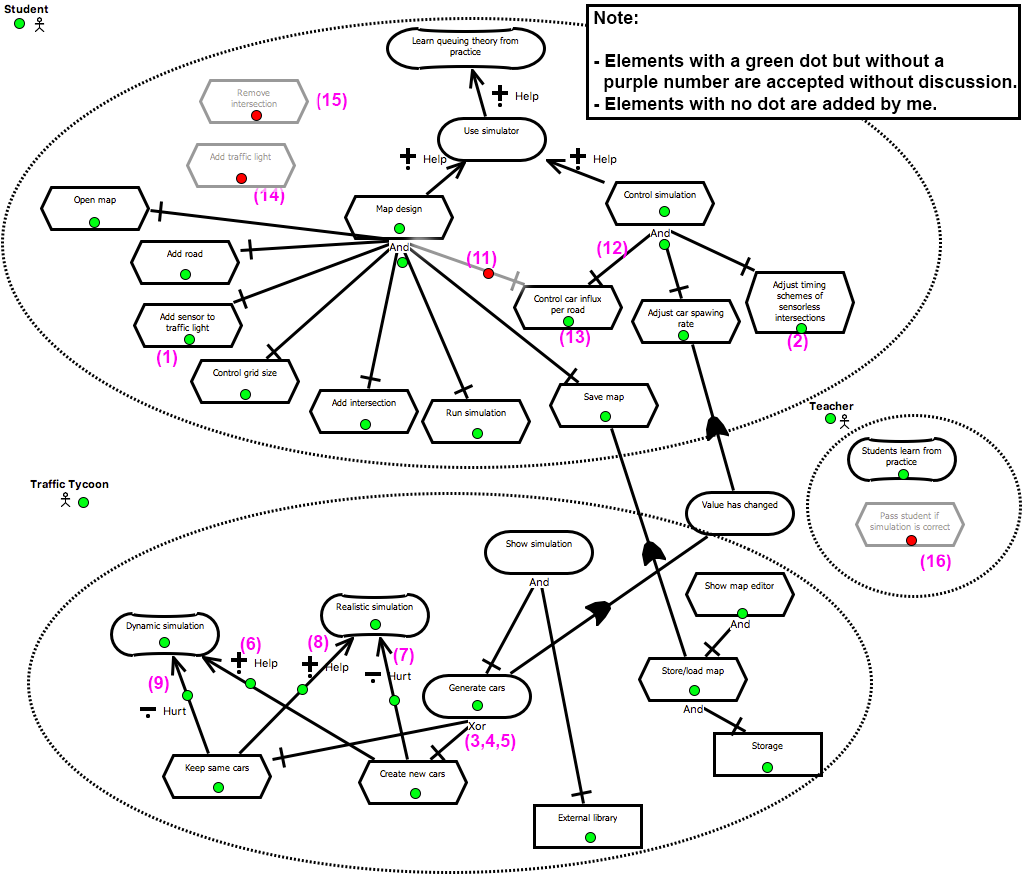
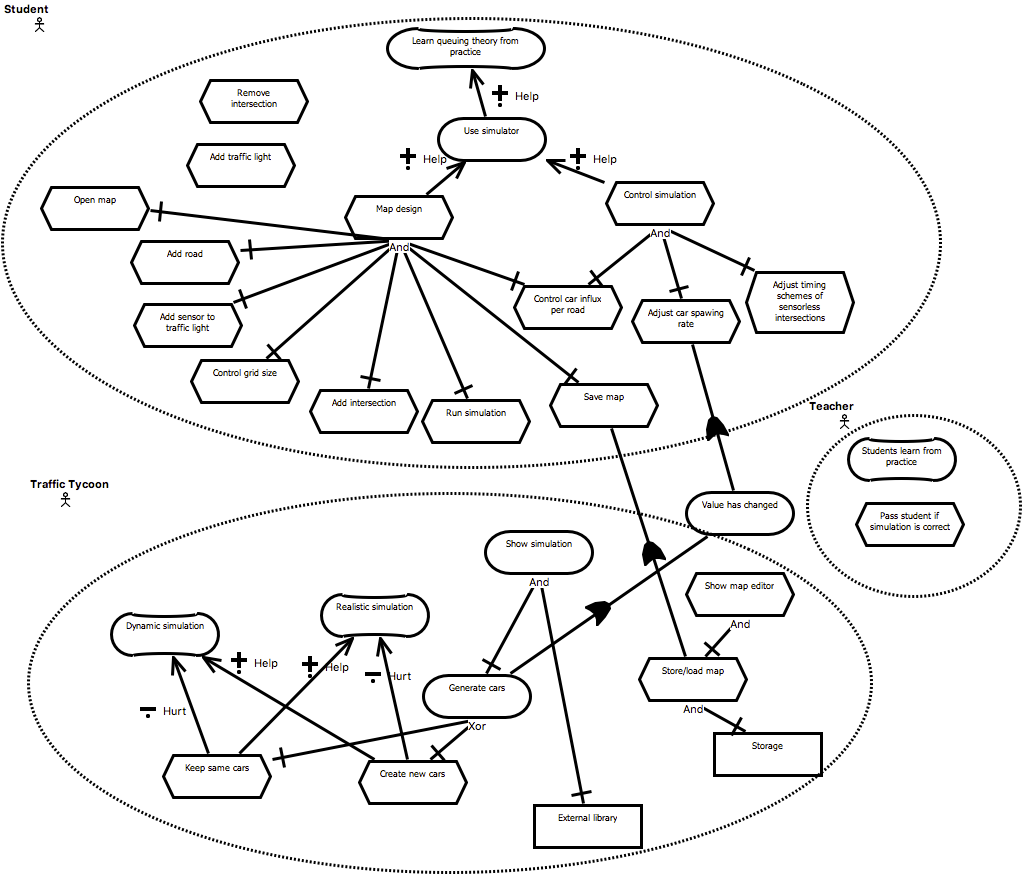
Two versions of the same layered image (1025 × 878). Layer-by-layer changes:
hid "rejected copy 3" over [906, 535, 917, 546]
hid "rejected copy 2" over [483, 268, 494, 279]
hid "rejected copy" over [236, 173, 247, 184]
hid "rejected" over [251, 110, 262, 121]
hid "Rectangle 1" over [186, 79, 318, 192]
hid "Rectangle 2" over [855, 502, 965, 555]
hid "(16)" over [920, 554, 951, 571]
hid "(15)" over [316, 93, 347, 110]
hid "(14)" over [254, 188, 285, 205]
hid "(13)" over [560, 330, 590, 347]
hid "(12)" over [597, 241, 628, 258]
hid "(11)" over [467, 251, 497, 268]
hid "(9)" over [148, 676, 169, 693]
hid "(8)" over [308, 635, 329, 652]
hid "(7)" over [393, 648, 414, 665]
hid "(6)" over [240, 637, 261, 654]
hid "(3,4,5)" over [465, 734, 516, 751]
hid "(2)" over [787, 334, 808, 351]
hid "(1)" over [157, 350, 177, 367]
hid "Note: - Elements with a green dot but without a purple num" over [594, 11, 1017, 114]
hid "Rectangle 3" over [586, 4, 1021, 120]
hid "accepted copy 30" over [14, 18, 25, 29]
hid "accepted copy 29" over [78, 497, 89, 508]
hid "Layer 1" over [397, 223, 535, 300]
…and 29 more changes (29 visibility)
